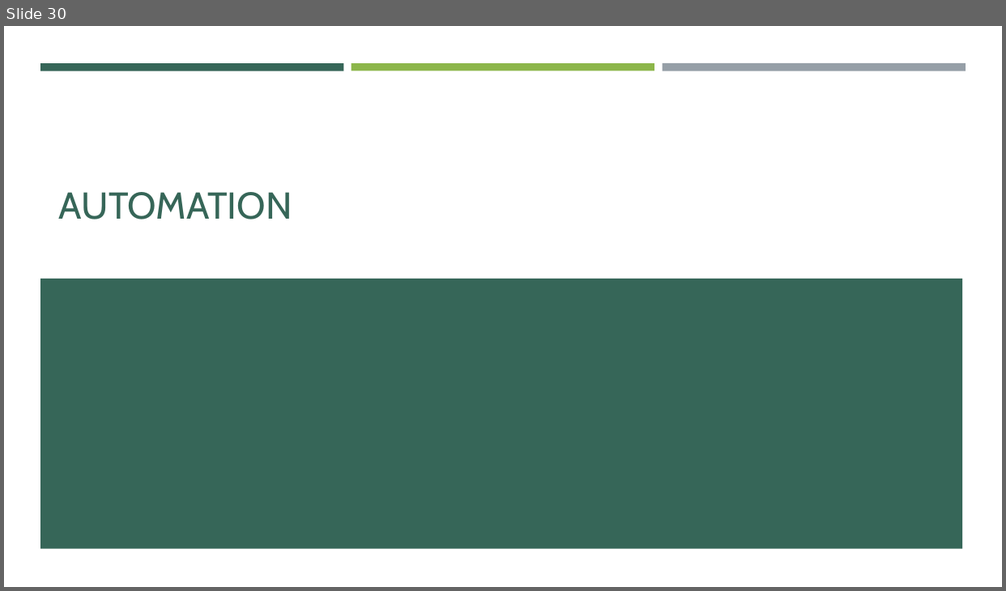
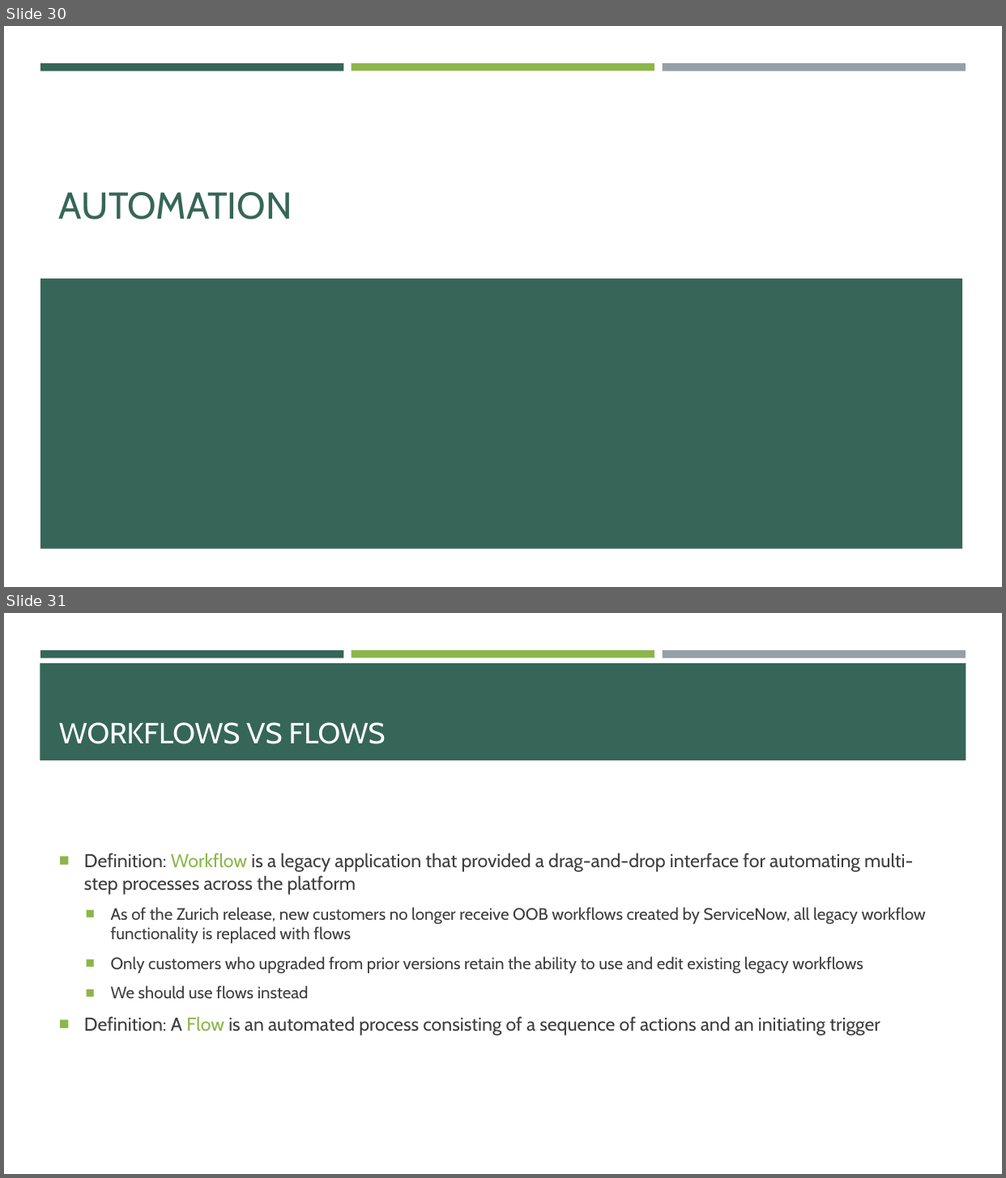
Before and after one commit to e-m-wilson/SNOW, a slide deck: Week_5/Self_Service_&_Automation.pptx. Shown one above the other, each under a label of ours: slide 30 before the commit, slides 30 and 31 after it. The pictures are 1006x591 and 1006x1178 pixels, drawn with LibreOffice and Linux fonts; fonts in the diff are those of the drawing. Boxes give left, top, right and bottom in pixels: in the first picture for what was removed or moved away, otherwise in the second. Text is boxed around its words. In the diff, an @@ line names an element or a change of style, - is before the commit and + after.

```diff
--- a/Week_5/Self_Service_&_Automation.pptx
+++ b/Week_5/Self_Service_&_Automation.pptx
@@ slide 31 added at [4, 613, 1002, 1174], background #FFFFFF; not listed: 3 template elements that a slide beside it also shows @@
@@ rectangle added at [40, 663, 966, 760], fill #366658 @@
@@ title added at [59, 722, 386, 744], 28 pt, text #FFFFFF @@
+WORKFLOWS VS FLOWS
@@ text added at [84, 853, 926, 1036], 16 pt, text #3D3D3D @@
+■ Definition: Workflow is a legacy application that provided a drag-and-drop interface for automating multi-step processes across the platform
+  ■ As of the Zurich release, new customers no longer receive OOB workflows created by ServiceNow, all legacy workflow functionality is replaced with flows
+  ■ Only customers who upgraded from prior versions retain the ability to use and edit existing legacy workflows
+  ■ We should use flows instead
+■ Definition: A Flow is an automated process consisting of a sequence of actions and an initiating trigger
```
Also in this commit, not shown: 1 slide changed, 11 other slides added, 1 slide removed.
